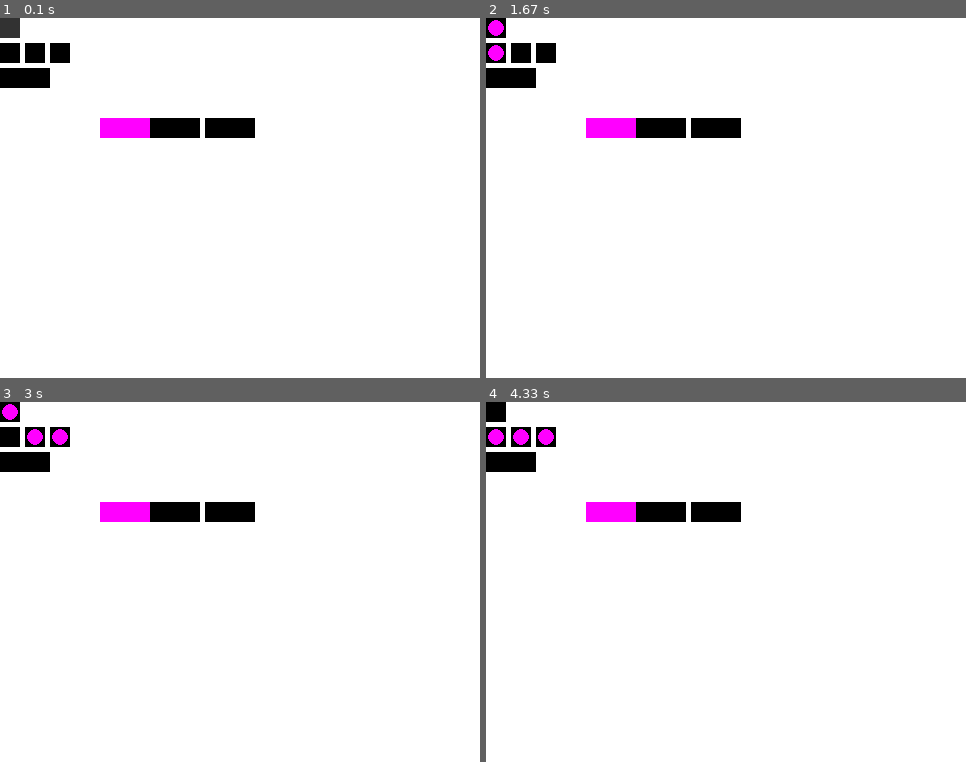
Above: before the commit, frames 1-4 (two rows, left to right).
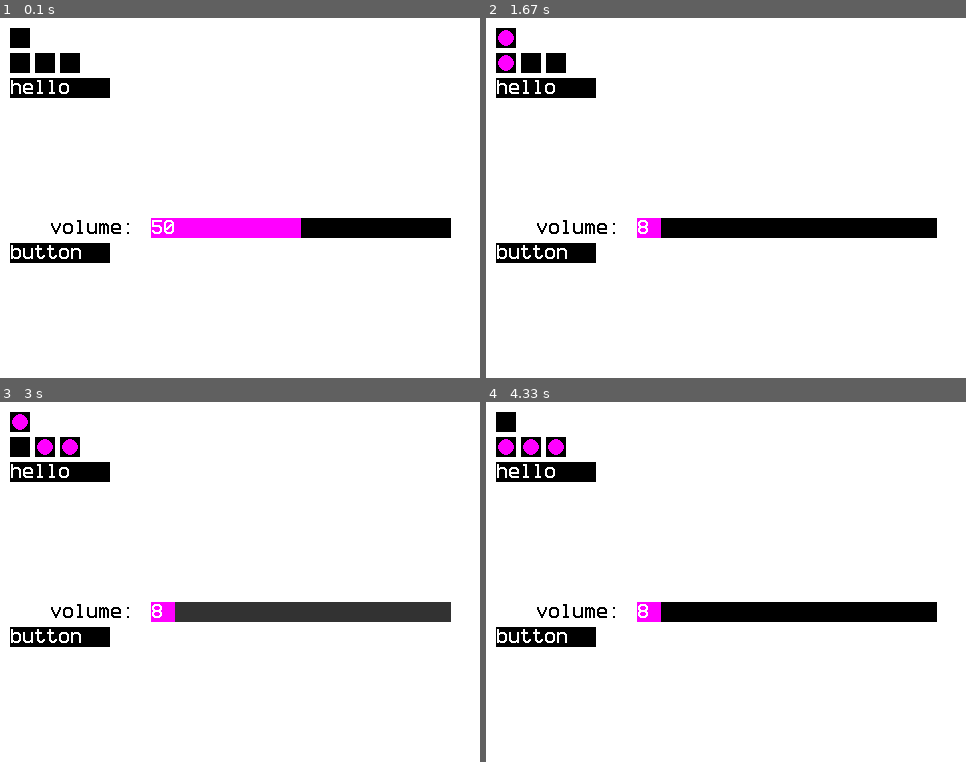
Above: after the commit, the same moments.

Repository: SebZanardo/pygame-immediate-mode-ui
Game: pygame game, started from main.py
Two runs of this game, one before a commit and one after it. Both use one fixed random seed, a clock stepped at 60 frames per second and the inputs below.
Inputs (mouse positions are in pixels of both pictures, inside the frame that each line leads up to):
- Up to frame 1 (0.1 s): no input
- Up to frame 2 (1.67 s): press the mouse at (726, 219) at 0.37 s; move the mouse to (668, 212) at 0.47 s; release the mouse at (610, 201) at 0.6 s; press the mouse at (505, 61) at 0.7 s; move the mouse to (529, 183) at 0.8 s; release the mouse at (558, 302) at 0.93 s; click (663, 223) at 1.05 s; press the mouse at (505, 39) at 1.37 s; move the mouse to (562, 172) at 1.47 s; release the mouse at (620, 309) at 1.6 s
- Up to frame 3 (3 s): press the mouse at (19, 445) at 1.7 s; move the mouse to (81, 459) at 1.8 s; release the mouse at (148, 470) at 1.93 s; press the mouse at (19, 445) at 2.03 s; move the mouse to (216, 528) at 2.13 s; release the mouse at (412, 607) at 2.27 s; press the mouse at (19, 445) at 2.37 s; move the mouse to (48, 466) at 2.47 s; release the mouse at (72, 484) at 2.6 s; press the mouse at (43, 445) at 2.7 s; move the mouse to (120, 531) at 2.8 s; release the mouse at (196, 614) at 2.93 s
- Up to frame 4 (4.33 s): press the mouse at (505, 445) at 3.03 s; move the mouse to (534, 459) at 3.13 s; release the mouse at (558, 474) at 3.27 s; press the mouse at (529, 445) at 3.37 s; move the mouse to (625, 535) at 3.47 s; release the mouse at (716, 621) at 3.6 s; press the mouse at (529, 445) at 3.7 s; move the mouse to (601, 567) at 3.8 s; release the mouse at (673, 686) at 3.93 s; press the mouse at (505, 423) at 4.03 s; move the mouse to (639, 499) at 4.13 s; release the mouse at (774, 578) at 4.27 s

The runs differ from the first frame. In frame 1, 8.5% of the frame differs, in the area x 0-94%, y 0-69%; in frame 2, 8.7%; in frame 3, 8.7%; in frame 4, 8.7%.

Commit message:
Added text rendering

Diff:
--- a/globals.py
+++ b/globals.py
@@ -10,3 +10,6 @@
 mouse_pos: pygame.Vector2 = pygame.Vector2(-1, -1)
 mouse_clicked: bool = False
 mouse_held: bool = False
+
+# Load assets here
+FONT = pygame.font.Font("Better VCR 9.0.1.ttf", 16)
--- a/main.py
+++ b/main.py
@@ -33,19 +33,20 @@
 
         g.window.fill((255, 255, 255))
 
-        ui.im_reset_position()
-        ui.im_checkbox("checkbox", toggle1)
-        ui.im_checkbox("checkbox", toggle2)
+        ui.im_reset_position(10, 10)
+        ui.im_checkbox(toggle1)
+        ui.im_checkbox(toggle2)
         ui.im_same_line()
-        ui.im_checkbox("checkbox", toggle3)
+        ui.im_checkbox(toggle3)
         ui.im_same_line()
-        ui.im_checkbox("checkbox", toggle3)
-        ui.im_button("hello world!")
-        ui.im_set_next_position(100, 100)
-        ui.im_slider("sliiiideerr", slider, 0, 100)
+        ui.im_checkbox(toggle3)
+        ui.im_button("hello")
+        ui.im_set_next_position(50, 200)
+        ui.im_text("volume: ")
         ui.im_same_line()
-        ui.im_same_line()
-        ui.im_button("hello world!")
+        ui.im_same_line()  # second same line is this is ignored
+        ui.im_slider(slider, 0, 100)
+        ui.im_button("button")
 
         pygame.display.flip()
 
--- a/ui.py
+++ b/ui.py
@@ -11,17 +11,18 @@
 
 @dataclass(slots=True)
 class StyleUI:
-    button_dim: Pos = (50, 20)
+    button_dim: Pos = (100, 20)
     checkbox_dim: Pos = (20, 20)
-    slider_dim: Pos = (100, 20)
+    slider_dim: Pos = (300, 20)
 
     padding_x: int = 5
     padding_y: int = 5
 
     background_colour: Colour = (0, 0, 0)
     hovered_colour: Colour = (50, 50, 50)
-    clicked_colour: Colour = (200, 200, 200)
-    text_colour: Colour = (255, 0, 255)
+    clicked_colour: Colour = (100, 100, 100)
+    main_colour: Colour = (255, 0, 255)
+    text_colour: Colour = (255, 255, 255)
 
 
 @dataclass(slots=True)
@@ -87,6 +88,12 @@
 style = StyleUI()
 context = ContextUI()
 ###############################################################################
+
+
+def im_text(label: str) -> None:
+    text = g.FONT.render(label, False, style.background_colour)
+    bbox = context.bbox(*text.get_size())
+    g.window.blit(text, (bbox[0], bbox[1]))
 
 
 def im_button(label: str) -> bool:
@@ -117,10 +124,13 @@
             bbox
         )
 
+    text = g.FONT.render(label, False, style.text_colour)
+    g.window.blit(text, (bbox[0], bbox[1]))
+
     return clicked
 
 
-def im_checkbox(label: str, value: list[bool]) -> bool:
+def im_checkbox(value: list[bool]) -> bool:
     bbox = context.bbox(*style.checkbox_dim)
     hovered, clicked, held = context.interact(bbox)
 
@@ -154,7 +164,7 @@
     if value[0]:
         pygame.draw.circle(
             g.window,
-            style.text_colour,
+            style.main_colour,
             (bbox[0] + bbox[2] // 2, bbox[1] + bbox[3] // 2),
             8
         )
@@ -162,7 +172,7 @@
     return clicked
 
 
-def im_slider(label: str, value: list[float], lo: float, hi: float) -> bool:
+def im_slider(value: list[float], lo: float, hi: float) -> bool:
     bbox = context.bbox(*style.slider_dim)
     hovered, clicked, held = context.interact(bbox)
     pygame.draw.rect(
@@ -171,7 +181,9 @@
         bbox
     )
     if held:
-        value[0] = g.mouse_pos[0] - bbox[0]
+        percent = (g.mouse_pos[0] - bbox[0]) / style.slider_dim[0]
+        difference = hi - lo
+        value[0] = percent * difference + lo
         value[0] = min(max(value[0], lo), hi)
         pygame.draw.rect(
             g.window,
@@ -187,7 +199,7 @@
 
     pygame.draw.rect(
         g.window,
-        style.text_colour,
+        style.main_colour,
         (
             bbox[0],
             bbox[1],
@@ -196,6 +208,9 @@
         )
     )
 
+    value_text = g.FONT.render(str(int(value[0])), False, style.text_colour)
+    g.window.blit(value_text, (bbox[0], bbox[1]))
+
     return clicked
 
 
@@ -209,7 +224,9 @@
     context.y = y
 
 
-def im_reset_position() -> None:
+def im_reset_position(x: int, y: int) -> None:
+    context.rx = x
+    context.ry = y
     context.x = context.rx
     context.y = context.ry
     context.current_id = 0
Binary file added: Better VCR 9.0.1.ttf
